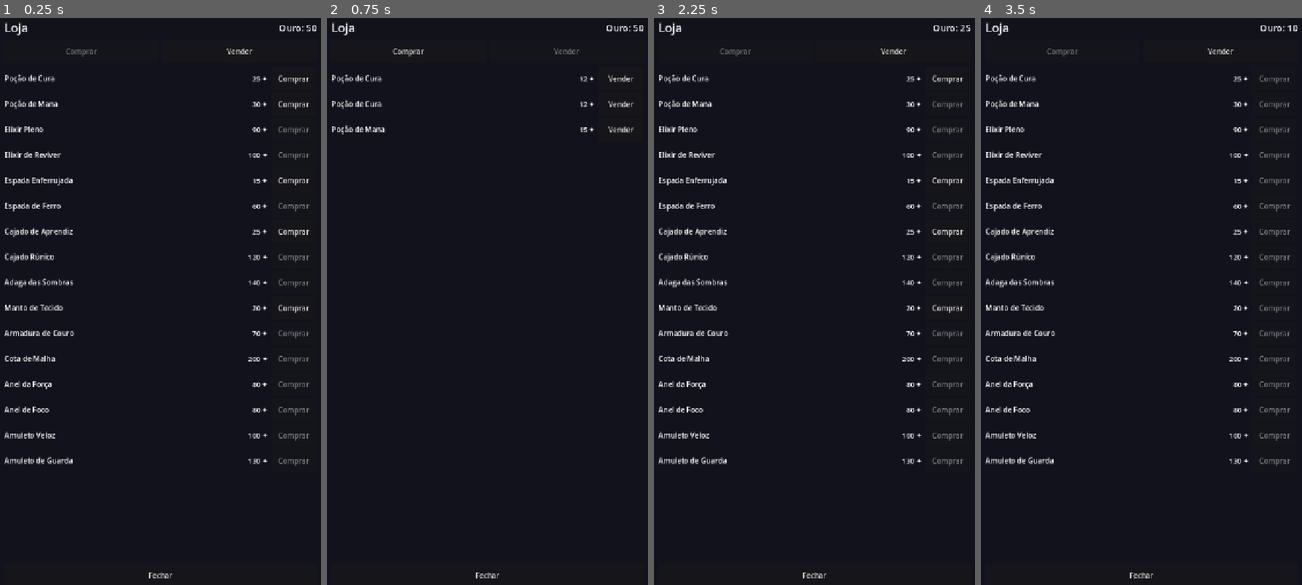
Above: before the commit, frames 1-4 (left to right).
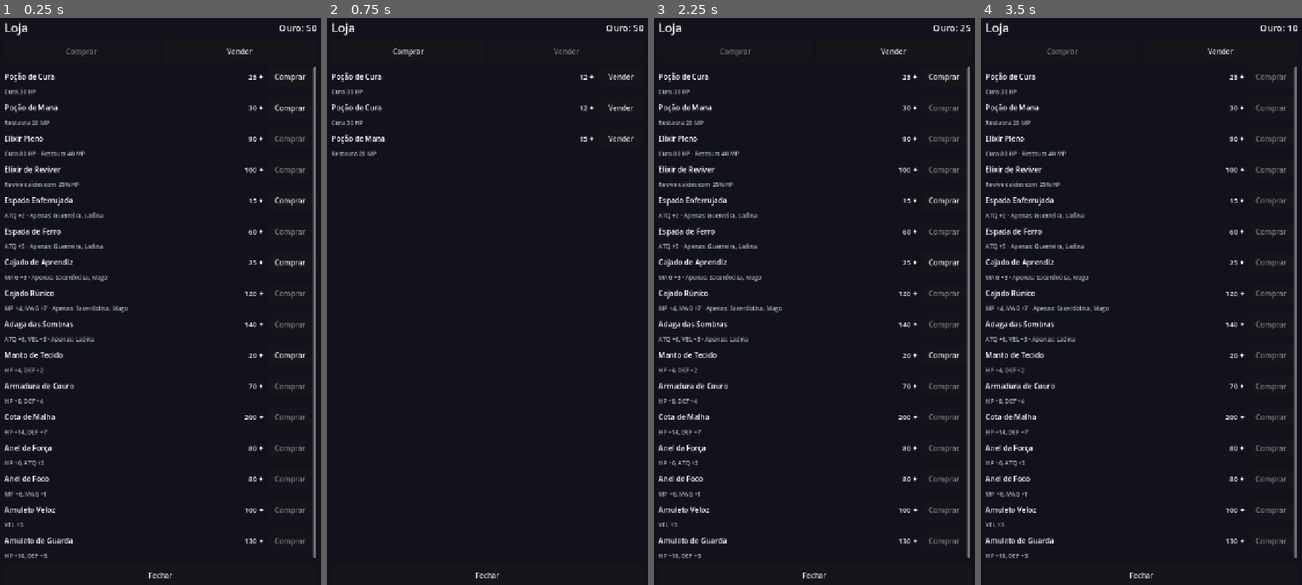
Above: after the commit, the same moments.

Repository: RoxtonRD/dungeon-rpg
Game: Godot game, scene res://scripts/shop/shop_screen.tscn
Same seed, same stepped clock (60 frames per second), same inputs: the game is played once before the commit and once after it. This scene is started directly instead of the project's main scene.
Inputs:
- Up to frame 1 (0.25 s): no input
- Up to frame 2 (0.75 s): click "Vender" at 0.5 s
- Up to frame 3 (2.25 s): click "Comprar" at 1.25 s; click "Comprar" at 2 s
- Up to frame 4 (3.5 s): click "Comprar" at 2.75 s

The runs differ from the first frame. In frame 1, 8.4% of the frame differs, in the area x 1-99%, y 8-96%; in frame 2, 1.2%; in frame 3, 8.4%; in frame 4, 8.2%.

Commit message:
polish(ui): always-visible inline descriptions for skills and items

Diff:
--- a/scripts/data/item_data.gd
+++ b/scripts/data/item_data.gd
@@ -35,3 +35,45 @@
 @export_group("Art")
 ## Hand-drawn icon. Left empty in v1 — the UI shows a placeholder.
 @export var icon: Texture2D
+
+
+## Short, single-line summary built from the item's stats / effects. Shown as
+## an always-visible description on the Personagens and Loja screens. v1 has no
+## authored description field, so this is generated.
+func short_description() -> String:
+	var parts: Array[String] = []
+	if slot == Slot.CONSUMABLE:
+		if use_heal > 0:
+			parts.append("Cura %d HP" % use_heal)
+		if use_mp > 0:
+			parts.append("Restaura %d MP" % use_mp)
+		if use_sp > 0:
+			parts.append("+%d Ponto de Habilidade" % use_sp)
+		if use_revive_party > 0.0:
+			parts.append("Revive caídos com %d%% HP" % roundi(use_revive_party * 100.0))
+	else:
+		var stats := _stat_mods_text()
+		if not stats.is_empty():
+			parts.append(stats)
+		if class_restriction.size() > 0:
+			parts.append("Apenas: %s" % ", ".join(_restriction_names()))
+	return " · ".join(parts)
+
+
+func _stat_mods_text() -> String:
+	var mods: Array[String] = []
+	if mod_hp != 0:  mods.append("HP %+d" % mod_hp)
+	if mod_mp != 0:  mods.append("MP %+d" % mod_mp)
+	if mod_atk != 0: mods.append("ATQ %+d" % mod_atk)
+	if mod_def != 0: mods.append("DEF %+d" % mod_def)
+	if mod_mag != 0: mods.append("MAG %+d" % mod_mag)
+	if mod_spd != 0: mods.append("VEL %+d" % mod_spd)
+	return ", ".join(mods)
+
+
+func _restriction_names() -> Array:
+	var names: Array = []
+	for cid in class_restriction:
+		var c := load("res://resources/classes/%s.tres" % cid) as ClassData
+		names.append(c.display_name if c != null else str(cid))
+	return names
--- a/scripts/inventory/inventory_screen.gd
+++ b/scripts/inventory/inventory_screen.gd
@@ -78,9 +78,12 @@
 		"trinket": "Amuleto",
 	}
 	for slot in ["weapon", "armor", "trinket"]:
+		var entry := VBoxContainer.new()
+		entry.add_theme_constant_override("separation", 2)
+
 		var row := HBoxContainer.new()
 		row.add_theme_constant_override("separation", 8)
-		row.custom_minimum_size = Vector2(0, 48)
+		row.custom_minimum_size = Vector2(0, 44)
 
 		var slot_lbl := Label.new()
 		slot_lbl.text = slot_labels[slot]
@@ -95,8 +98,6 @@
 		item_lbl.size_flags_horizontal = Control.SIZE_EXPAND_FILL
 		item_lbl.add_theme_font_size_override("font_size", 16)
 		item_lbl.vertical_alignment = VERTICAL_ALIGNMENT_CENTER
-		if item != null:
-			item_lbl.tooltip_text = _item_description(item)
 		row.add_child(item_lbl)
 
 		if item != null:
@@ -106,7 +107,12 @@
 			unequip_btn.pressed.connect(_on_unequip.bind(slot))
 			row.add_child(unequip_btn)
 
-		equip_rows.add_child(row)
+		entry.add_child(row)
+		if item != null:
+			var desc := item.short_description()
+			if not desc.is_empty():
+				entry.add_child(_make_desc_label(desc))
+		equip_rows.add_child(entry)
 
 
 func _on_unequip(slot: String) -> void:
@@ -132,11 +138,14 @@
 		if hero.level < skill.unlock_level:
 			continue
 
+		var entry := VBoxContainer.new()
+		entry.add_theme_constant_override("separation", 2)
+
 		var row := HBoxContainer.new()
 		row.add_theme_constant_override("separation", 8)
-		row.custom_minimum_size = Vector2(0, 52)
-
-		# Skill name + tier. Long-press the name to read the description.
+		row.custom_minimum_size = Vector2(0, 44)
+
+		# Skill name + tier
 		var tier := Party.get_skill_tier(hero, skill)
 		var name_lbl := Label.new()
 		name_lbl.text = "%s  T%d  ·  %d MP" % [skill.display_name, tier, skill.mp_cost]
@@ -144,7 +153,6 @@
 		name_lbl.add_theme_font_size_override("font_size", 15)
 		name_lbl.vertical_alignment = VERTICAL_ALIGNMENT_CENTER
 		name_lbl.autowrap_mode = TextServer.AUTOWRAP_WORD_SMART
-		name_lbl.tooltip_text = skill.description
 		row.add_child(name_lbl)
 
 		# Upgrade button — only shown when the skill can ever be upgraded
@@ -156,7 +164,10 @@
 			up_btn.pressed.connect(_on_upgrade_skill.bind(hero, skill))
 			row.add_child(up_btn)
 
-		skill_rows.add_child(row)
+		entry.add_child(row)
+		if not skill.description.is_empty():
+			entry.add_child(_make_desc_label(skill.description))
+		skill_rows.add_child(entry)
 
 
 func _on_upgrade_skill(hero: Hero, skill: SkillData) -> void:
@@ -186,16 +197,18 @@
 		if item == null:
 			continue
 
+		var entry := VBoxContainer.new()
+		entry.add_theme_constant_override("separation", 2)
+
 		var row := HBoxContainer.new()
 		row.add_theme_constant_override("separation", 8)
-		row.custom_minimum_size = Vector2(0, 52)
+		row.custom_minimum_size = Vector2(0, 44)
 
 		var name_lbl := Label.new()
 		name_lbl.text = item.display_name
 		name_lbl.size_flags_horizontal = Control.SIZE_EXPAND_FILL
 		name_lbl.vertical_alignment = VERTICAL_ALIGNMENT_CENTER
 		name_lbl.add_theme_font_size_override("font_size", 16)
-		name_lbl.tooltip_text = _item_description(item)
 		row.add_child(name_lbl)
 
 		var action_btn := Button.new()
@@ -211,7 +224,11 @@
 			action_btn.pressed.connect(_on_equip.bind(idx))
 
 		row.add_child(action_btn)
-		item_list_vbox.add_child(row)
+		entry.add_child(row)
+		var desc := item.short_description()
+		if not desc.is_empty():
+			entry.add_child(_make_desc_label(desc))
+		item_list_vbox.add_child(entry)
 
 
 func _can_equip(hero: Hero, item: ItemData) -> bool:
@@ -237,50 +254,14 @@
 
 # ── Descriptions ──────────────────────────────────────────────────────────────
 
-## Builds a human-readable summary of an item from its stats / effects.
-## ItemData has no authored description field in v1, so this is generated.
-func _item_description(item: ItemData) -> String:
-	var parts: Array[String] = []
-	if item.slot == ItemData.Slot.CONSUMABLE:
-		if item.use_heal > 0:
-			parts.append("Cura %d HP" % item.use_heal)
-		if item.use_mp > 0:
-			parts.append("Restaura %d MP" % item.use_mp)
-		if item.use_sp > 0:
-			parts.append("+%d Ponto de Habilidade" % item.use_sp)
-		if item.use_revive_party > 0.0:
-			parts.append("Revive aliados caídos com %d%% HP" % roundi(item.use_revive_party * 100.0))
-	else:
-		var stats := _stat_mods_text(item)
-		if not stats.is_empty():
-			parts.append(stats)
-		if item.class_restriction.size() > 0:
-			var names: Array[String] = []
-			for cid in item.class_restriction:
-				names.append(_class_display_name(cid))
-			parts.append("Classe: %s" % ", ".join(names))
-	if parts.is_empty():
-		return item.display_name
-	return "\n".join(parts)
-
-
-func _stat_mods_text(item: ItemData) -> String:
-	var mods: Array[String] = []
-	if item.mod_hp != 0:  mods.append("HP %+d" % item.mod_hp)
-	if item.mod_mp != 0:  mods.append("MP %+d" % item.mod_mp)
-	if item.mod_atk != 0: mods.append("ATQ %+d" % item.mod_atk)
-	if item.mod_def != 0: mods.append("DEF %+d" % item.mod_def)
-	if item.mod_mag != 0: mods.append("MAG %+d" % item.mod_mag)
-	if item.mod_spd != 0: mods.append("VEL %+d" % item.mod_spd)
-	return ", ".join(mods)
-
-
-## Maps a class id to its display name using the live party (always has all 4).
-func _class_display_name(class_id: String) -> String:
-	for h in Party.heroes:
-		if h.class_data.id == class_id:
-			return h.class_data.display_name
-	return class_id
+## Small, dimmed, always-visible description line shown under a skill or item.
+func _make_desc_label(text: String) -> Label:
+	var lbl := Label.new()
+	lbl.text = text
+	lbl.add_theme_font_size_override("font_size", 13)
+	lbl.add_theme_color_override("font_color", Color(0.68, 0.70, 0.78))
+	lbl.autowrap_mode = TextServer.AUTOWRAP_WORD_SMART
+	return lbl
 
 
 # ── Actions ───────────────────────────────────────────────────────────────────
--- a/scripts/shop/shop_screen.gd
+++ b/scripts/shop/shop_screen.gd
@@ -97,7 +97,7 @@
 		buy_btn.pressed.connect(_on_buy.bind(item_id, item.value))
 		row.add_child(buy_btn)
 
-		item_list_vbox.add_child(row)
+		_add_entry(row, item.short_description())
 
 
 func _on_buy(item_id: String, price: int) -> void:
@@ -149,7 +149,7 @@
 		sell_btn.pressed.connect(_on_sell.bind(idx))
 		row.add_child(sell_btn)
 
-		item_list_vbox.add_child(row)
+		_add_entry(row, item.short_description())
 
 
 func _on_sell(inv_idx: int) -> void:
@@ -172,8 +172,28 @@
 func _make_row() -> HBoxContainer:
 	var row := HBoxContainer.new()
 	row.add_theme_constant_override("separation", 8)
-	row.custom_minimum_size = Vector2(0, 52)
+	row.custom_minimum_size = Vector2(0, 44)
 	return row
+
+
+## Wraps a top row plus an always-visible description line into one list entry.
+func _add_entry(top_row: Control, desc: String) -> void:
+	var entry := VBoxContainer.new()
+	entry.add_theme_constant_override("separation", 2)
+	entry.add_child(top_row)
+	if not desc.is_empty():
+		entry.add_child(_make_desc_label(desc))
+	item_list_vbox.add_child(entry)
+
+
+## Small, dimmed description line shown under an item row.
+func _make_desc_label(text: String) -> Label:
+	var lbl := Label.new()
+	lbl.text = text
+	lbl.add_theme_font_size_override("font_size", 13)
+	lbl.add_theme_color_override("font_color", Color(0.68, 0.70, 0.78))
+	lbl.autowrap_mode = TextServer.AUTOWRAP_WORD_SMART
+	return lbl
 
 
 func _on_close() -> void:
